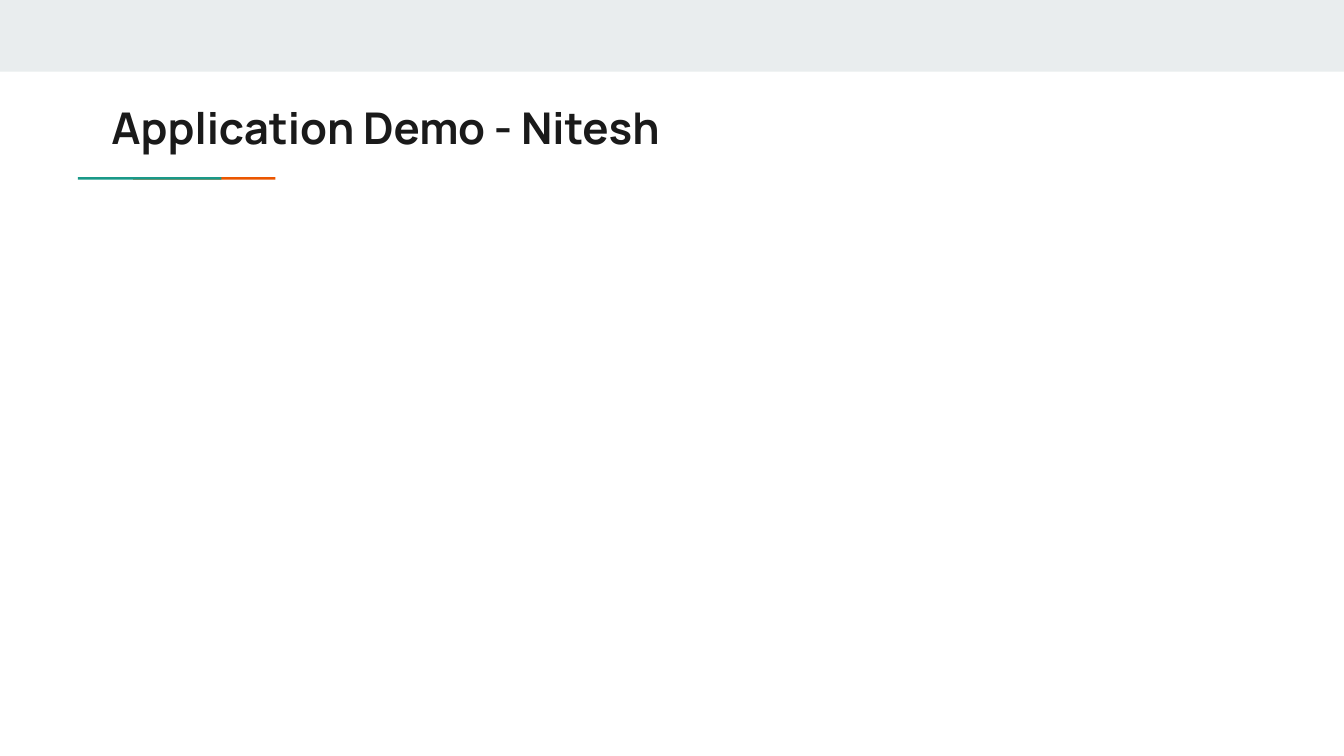
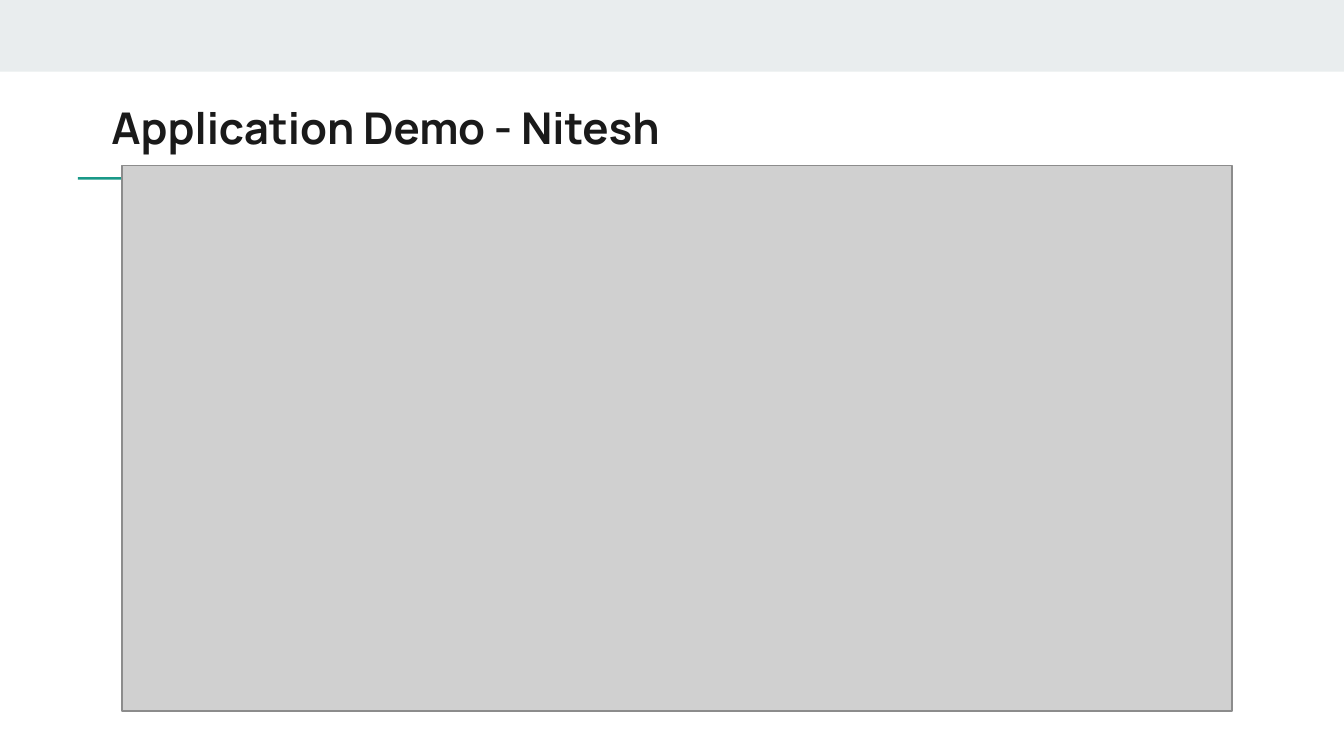
Before and after one commit to NKJ8/quickfeedApp, a slide deck: slide 14 of Documentation/18.QUICK FEED_Final Presentation.pptx (slide 13 before the commit). Drawn at 1344x756 pixels with LibreOffice and Linux fonts; fonts in the diff are those of the drawing; grey boxes stand for pictures. Boxes give left, top, right and bottom in pixels: in the first picture for what was removed or moved away, otherwise in the second. Text is boxed around its words. In the diff, an @@ line names an element or a change of style, - is before the commit and + after.

```diff
--- a/Documentation/18.QUICK FEED_Final Presentation.pptx
+++ b/Documentation/18.QUICK FEED_Final Presentation.pptx
@@ picture added at [122,165,1232,711] @@
@@ rectangle removed at [176,175,231,181] @@
```
Also in this commit, not shown: 2 other slides changed, 1 slide added, 5 other files.
